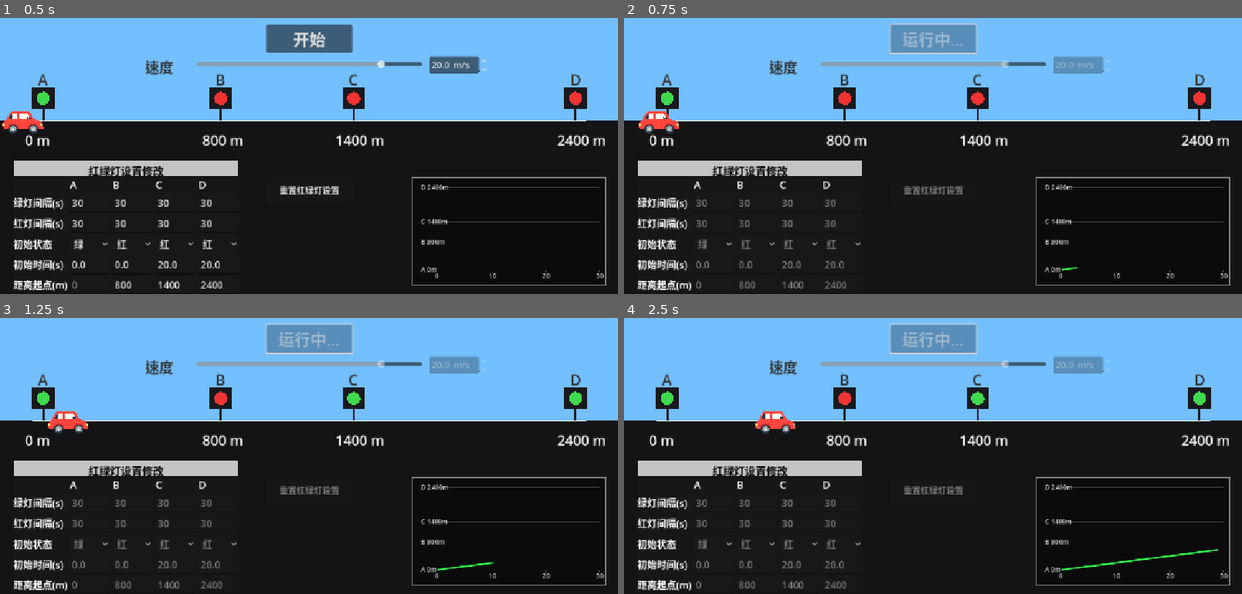
Above: before the commit, frames 1-4 (two rows, left to right).
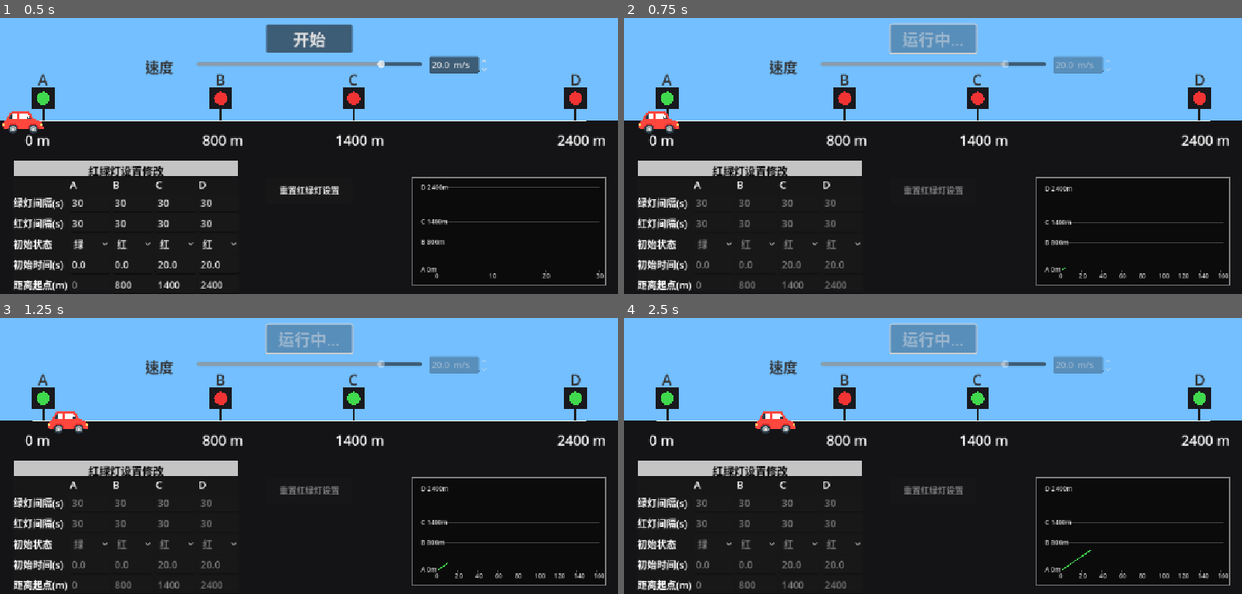
Above: after the commit, the same moments.

Repository: condor86/trafficsimulator
Game: Godot game, scene res://Main.tscn
Two runs of this game, one before a commit and one after it. Both use one fixed random seed, a clock stepped at 60 frames per second and the inputs below.
Inputs:
- Up to frame 1 (0.5 s): no input
- Up to frame 2 (0.75 s): click "开始" at 0.5 s
- Up to frame 3 (1.25 s): no input
- Up to frame 4 (2.5 s): no input

Frame 1 is identical in both runs. In frame 2, 0.6% of the frame differs, in the area x 68-98%, y 60-95%; in frame 3, 0.7%; in frame 4, 0.9%.

Commit message:
feat: 水平线变为红色

Diff:
--- a/Main.tscn
+++ b/Main.tscn
@@ -16,6 +16,8 @@
 grow_horizontal = 2
 grow_vertical = 2
 script = ExtResource("2_0xm2m")
+speed_min_mps = null
+speed_max_mps = null
 
 [node name="StartButton" type="Button" parent="CanvasLayer/UI"]
 layout_mode = 0
--- a/scripts/traffic_root.gd
+++ b/scripts/traffic_root.gd
@@ -78,7 +78,6 @@
 		dist_C_from_A_m,
 		dist_D_from_A_m
 	])
-	# 同步到图表
 	ui.set_plot_signals([
 		0.0,
 		dist_B_from_A_m,
@@ -137,15 +136,16 @@
 	if _sim and _sim.running:
 		var r = _sim.step(delta)
 
-		# 计算当前车的“米数”
+		# 像素 → 米
 		var car_m: float = 0.0
 		if _intersection_positions.size() > 0:
 			car_m = (_sim.car_x - _intersection_positions[0]) / _px_per_meter
 			if car_m < 0.0:
 				car_m = 0.0
 
-		# 推给图表
-		ui.push_plot_sample(_sim.t, car_m)
+		# ✔ 把“当前是否在等红灯”一并传给 UI
+		var is_waiting: bool = _sim.waiting_at_red
+		ui.push_plot_sample_state(_sim.t, car_m, is_waiting)
 
 		if r["finished"]:
 			_finish(true)
@@ -155,9 +155,30 @@
 
 func _on_ui_start_pressed() -> void:
 	_apply_ui_to_model()
-	# 图表清空并从 (0,0) 开始
+
+	var cur_speed: float = ui.get_speed_mps()
+	cur_speed = clampf(cur_speed, speed_min_mps, speed_max_mps)
+	if cur_speed <= 0.01:
+		cur_speed = speed_min_mps
+
+	var dists_now: Array = [
+		0.0,
+		dist_B_from_A_m,
+		dist_C_from_A_m,
+		dist_D_from_A_m
+	]
+
+	var est_dist_max: float = dist_D_from_A_m + 50.0
+
+	var est_time_max: float = (dist_D_from_A_m + 200.0) / cur_speed
+	est_time_max *= 1.25
+	if est_time_max < 30.0:
+		est_time_max = 30.0
+
 	ui.reset_plot()
-	ui.push_plot_sample(0.0, 0.0)
+	ui.lock_plot_axes(est_time_max, est_dist_max, dists_now)
+	# ✔ 起始是绿的（不等待）
+	ui.push_plot_sample_state(0.0, 0.0, false)
 
 	_sim.reset()
 	_sim.set_time_scale(clampf(default_time_scale, 1.0, 15.0))
--- a/scripts/traffic_ui.gd
+++ b/scripts/traffic_ui.gd
@@ -12,10 +12,9 @@
 
 var _topbar: TrafficUITopBar
 var _light_table: TrafficUILightTable
-var _plot: TrafficUIPlot     # 新增：右下角图表
+var _plot: TrafficUIPlot
 
 func _ready() -> void:
-	# 上面那排
 	_topbar = TrafficUITopBar.new(self, speed_min_mps, speed_max_mps, DEFAULT_SPEED)
 	_topbar.start_requested.connect(func ():
 		emit_signal("start_pressed")
@@ -24,16 +23,14 @@
 		emit_signal("speed_changed", v)
 	)
 
-	# 下方表格
 	_light_table = TrafficUILightTable.new(self)
 	_light_table.lights_changed.connect(func ():
 		emit_signal("lights_changed")
 	)
 
-	# 右下角曲线
 	_plot = TrafficUIPlot.new()
 	add_child(_plot)
-	_plot.z_index = 99   # 避免被别的 UI 挡住
+	_plot.z_index = 99
 
 func layout_for_intersections(intersections: PackedFloat32Array, road_y: float, tick_size: float) -> void:
 	var start_x: float = 0.0
@@ -46,7 +43,6 @@
 		_plot.layout_for_intersections(road_y, tick_size)
 
 func set_show_light_panels(_show: bool) -> void:
-	# 按你的要求：这块一直显示
 	if _light_table:
 		_light_table.set_show_light_panels(true)
 
@@ -71,7 +67,6 @@
 		_topbar.set_running(is_running)
 	if _light_table:
 		_light_table.set_running(is_running)
-	# 图表不锁，保持显示
 
 func get_speed_mps() -> float:
 	if _topbar:
@@ -82,15 +77,29 @@
 	if _topbar:
 		_topbar.set_speed_mps(v)
 
-# —— 给 root 用的图表接口 ——
+# —— 图表相关：root 用 ——
 func reset_plot() -> void:
 	if _plot:
 		_plot.reset_plot()
 
+# 旧接口：不带状态 → 默认绿
 func push_plot_sample(t_sec: float, dist_m: float) -> void:
 	if _plot:
-		_plot.add_sample(t_sec, dist_m)
+		_plot.add_sample(t_sec, dist_m, false)
+
+# 新接口：带是否在等红灯
+func push_plot_sample_state(t_sec: float, dist_m: float, is_waiting_red: bool) -> void:
+	if _plot:
+		_plot.add_sample(t_sec, dist_m, is_waiting_red)
 
 func set_plot_signals(dists: Array) -> void:
 	if _plot:
 		_plot.set_signal_distances(dists)
+
+func lock_plot_axes(max_time: float, max_dist: float, dists: Array) -> void:
+	if _plot:
+		_plot.lock_axes(max_time, max_dist, dists)
+
+func unlock_plot_axes() -> void:
+	if _plot:
+		_plot.unlock_axes()
--- a/scripts/traffic_ui_plot.gd
+++ b/scripts/traffic_ui_plot.gd
@@ -1,13 +1,12 @@
 extends Control
 class_name TrafficUIPlot
 
-# 实时曲线：x = 时间(s)，y = 距离(m)
-
-var _samples: Array[Vector2] = []               # (t, d)
+# 每个样本：{ "t": float, "d": float, "red": bool }
+var _samples: Array = []
 var _signal_dists: PackedFloat32Array = PackedFloat32Array()
 
-var _max_time: float = 30.0                     # 锁轴后固定的横轴范围
-var _max_dist: float = 10.0                     # 锁轴后固定的纵轴范围
+var _max_time: float = 30.0
+var _max_dist: float = 10.0
 
 var _plot_size: Vector2 = Vector2(360, 200)
 var _margin_left: float = 48.0
@@ -15,12 +14,14 @@
 var _margin_top: float = 18.0
 var _margin_bottom: float = 28.0
 
-# 是否已锁轴（按“开始”之后为 true）
 var _axes_locked: bool = false
 
-# 分段阈值
 const SPLIT_10_TO_20: float = 140.0
 const SPLIT_20_TO_50: float = 200.0
+
+# 用和 traffic_root 里一致的颜色
+const COL_LINE_GREEN := Color(0.25, 0.85, 0.30, 0.95)
+const COL_LINE_RED   := Color(0.95, 0.20, 0.20, 0.95)
 
 func _ready() -> void:
 	mouse_filter = Control.MOUSE_FILTER_IGNORE
@@ -37,7 +38,6 @@
 	_samples.clear()
 	queue_redraw()
 
-# root 在“开始”时调用：一次性固定坐标系
 func lock_axes(max_time: float, max_dist: float, dists: Array) -> void:
 	_axes_locked = true
 	_max_time = max(max_time, 1.0)
@@ -48,12 +48,10 @@
 		_signal_dists.append(float(v))
 	queue_redraw()
 
-# 可选：root 在不跑时想恢复自适应
 func unlock_axes() -> void:
 	_axes_locked = false
 	queue_redraw()
 
-# 未锁轴时，允许 UI 的距离变动去影响纵轴
 func set_signal_distances(dists: Array) -> void:
 	if _axes_locked:
 		_signal_dists = PackedFloat32Array()
@@ -72,8 +70,14 @@
 	_max_dist = max(_max_dist, maxv + 10.0)
 	queue_redraw()
 
-func add_sample(t_sec: float, dist_m: float) -> void:
-	_samples.append(Vector2(t_sec, dist_m))
+# 带状态的新增入口
+func add_sample(t_sec: float, dist_m: float, is_red: bool) -> void:
+	var rec := {
+		"t": float(t_sec),
+		"d": float(dist_m),
+		"red": bool(is_red)
+	}
+	_samples.append(rec)
 
 	if not _axes_locked:
 		if t_sec > _max_time - 1.0:
@@ -85,9 +89,7 @@
 
 func _draw() -> void:
 	var rect := Rect2(Vector2.ZERO, size)
-	# 背景
 	draw_rect(rect, Color(0, 0, 0, 0.45), true)
-	# 边框
 	draw_rect(rect, Color(1, 1, 1, 0.45), false, 1.0)
 
 	var plot_w: float = rect.size.x - _margin_left - _margin_right
@@ -103,13 +105,13 @@
 
 	var font: Font = ThemeDB.fallback_font
 
-	# —— 横轴刻度：分三档，全覆盖重画 ——
+	# —— 横轴刻度：三档，全覆盖 ——
 	var step_x: float = 10.0
 	if _max_time > SPLIT_20_TO_50 + 0.1:
 		step_x = 50.0
 	elif _max_time > SPLIT_10_TO_20 + 0.1:
 		step_x = 20.0
-	# 现在从 0 一路画到 _max_time
+
 	var t0: float = 0.0
 	while t0 <= _max_time + 0.1:
 		var x_rel: float = (t0 / _max_time) * plot_w
@@ -142,23 +144,31 @@
 			Color(1, 1, 1, 0.8)
 		)
 
-	# —— 曲线 ——
+	# —— 曲线：按段着色 ——
 	if _samples.size() >= 2:
-		var pts: PackedVector2Array = PackedVector2Array()
-		for s: Vector2 in _samples:
-			var sx: float = s.x
-			var sy: float = s.y
-			var xx: float = origin.x + (sx / _max_time) * plot_w
-			var yy: float = origin.y - (sy / _max_dist) * plot_h
-			pts.append(Vector2(xx, yy))
-		draw_polyline(pts, Color(0.2, 1.0, 0.3, 0.95), 2.0, true)
+		for i in range(_samples.size() - 1):
+			var a: Dictionary = _samples[i]
+			var b: Dictionary = _samples[i + 1]
+
+			var ax: float = origin.x + (a["t"] / _max_time) * plot_w
+			var ay: float = origin.y - (a["d"] / _max_dist) * plot_h
+			var bx: float = origin.x + (b["t"] / _max_time) * plot_w
+			var by: float = origin.y - (b["d"] / _max_dist) * plot_h
+
+			var col: Color = COL_LINE_GREEN
+			if bool(a["red"]):
+				col = COL_LINE_RED
+
+			draw_line(Vector2(ax, ay), Vector2(bx, by), col, 2.0)
 	elif _samples.size() == 1:
-		var s0: Vector2 = _samples[0]
-		var xx0: float = origin.x + (s0.x / _max_time) * plot_w
-		var yy0: float = origin.y - (s0.y / _max_dist) * plot_h
-		draw_circle(Vector2(xx0, yy0), 2.0, Color(0.2, 1.0, 0.3, 0.95))
+		var s0: Dictionary = _samples[0]
+		var xx0: float = origin.x + (s0["t"] / _max_time) * plot_w
+		var yy0: float = origin.y - (s0["d"] / _max_dist) * plot_h
+		var col0: Color = COL_LINE_GREEN
+		if bool(s0["red"]):
+			col0 = COL_LINE_RED
+		draw_circle(Vector2(xx0, yy0), 2.0, col0)
 
-# 小工具：画一个横轴刻度 + 标签
 func _draw_x_tick(font: Font, x_pos: float, base_y: float, label_val: int) -> void:
 	draw_line(
 		Vector2(x_pos, base_y),
